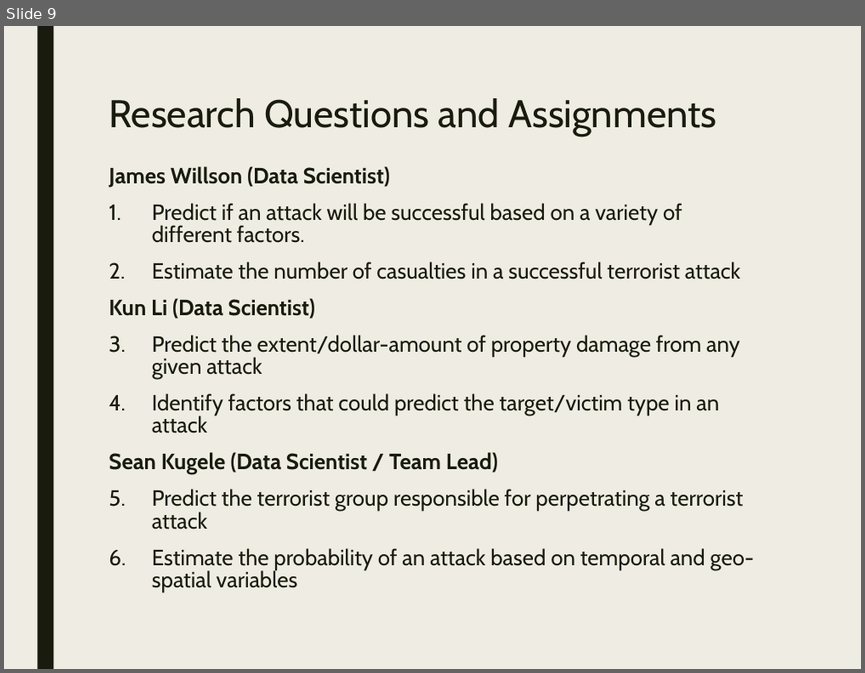
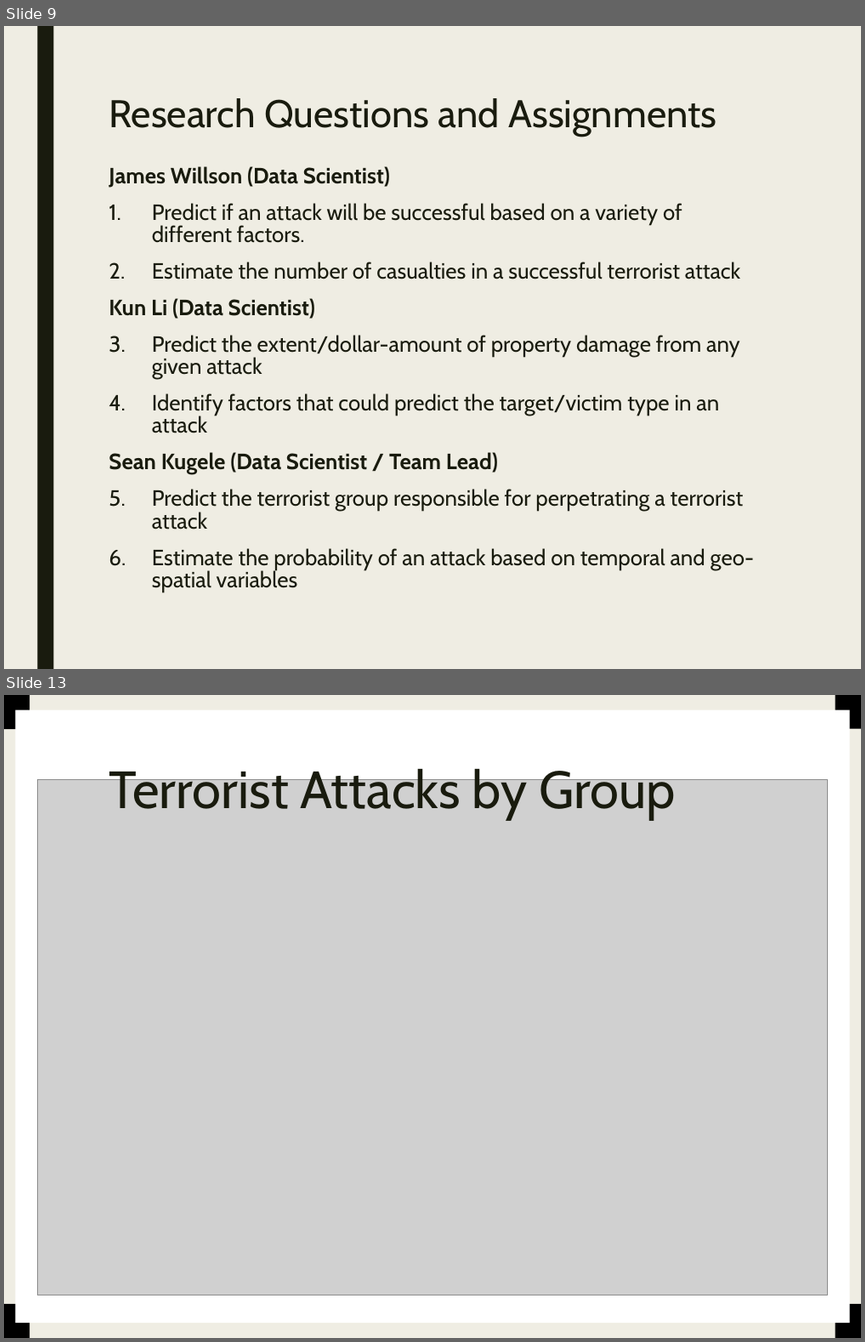
Before and after one commit to stats-learning-fall2019/final-project, a slide deck: presentation/gtdb-final-presentation.pptx. Shown one above the other, each under a label of ours: slide 9 before the commit, slides 9 and 13 after it; the slides between them are not shown. The pictures are 865x673 and 865x1342 pixels, drawn with LibreOffice and Linux fonts; fonts in the diff are those of the drawing; grey boxes stand for pictures. Boxes give left, top, right and bottom in pixels: in the first picture for what was removed or moved away, otherwise in the second. Text is boxed around its words. In the diff, an @@ line names an element or a change of style, - is before the commit and + after.

Commit message:
Adds world plot for attacks by group

```diff
--- a/presentation/gtdb-final-presentation.pptx
+++ b/presentation/gtdb-final-presentation.pptx
@@ slide 13 added at box(4, 695, 861, 1338), background #EFEDE3 @@
@@ rectangle added at box(4, 695, 861, 1338), fill #EFEDE3 @@
@@ rectangle added at box(4, 695, 30, 729), fill #000000 @@
@@ rectangle added at box(15, 709, 850, 1322), fill #FFFFFF @@
@@ rectangle added at box(37, 695, 53, 1338), fill #191B0E @@
@@ rectangle added at box(835, 695, 861, 728), fill #000000 @@
@@ title added at box(109, 764, 676, 820), 44 pt, text #191B0E @@
+Terrorist Attacks by Group
@@ picture added at box(38, 779, 828, 1295) @@
@@ rectangle added at box(4, 1304, 30, 1338), fill #000000 @@
@@ rectangle added at box(835, 1304, 861, 1338), fill #000000 @@
```
Also in this commit, not shown: 2 other files.
